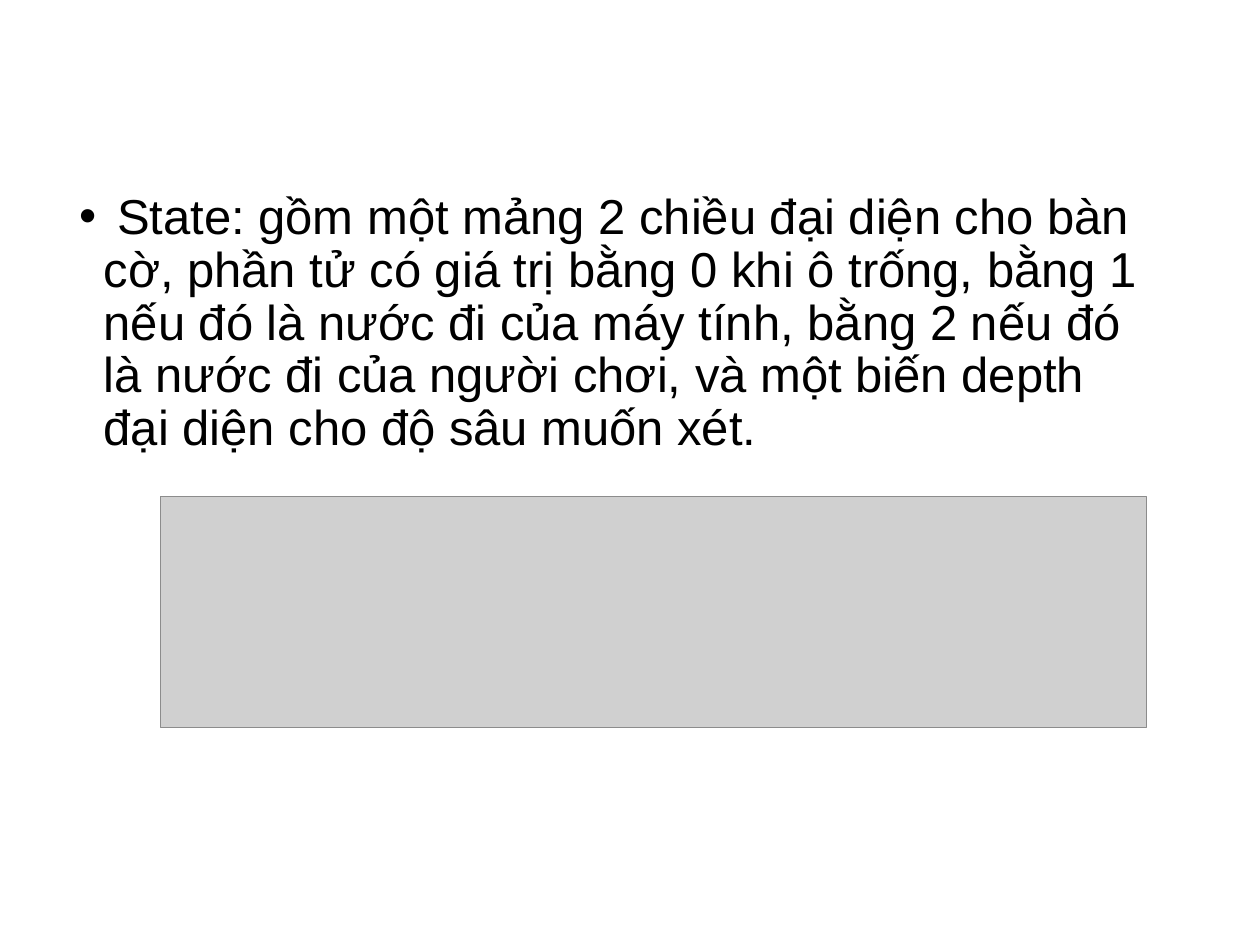
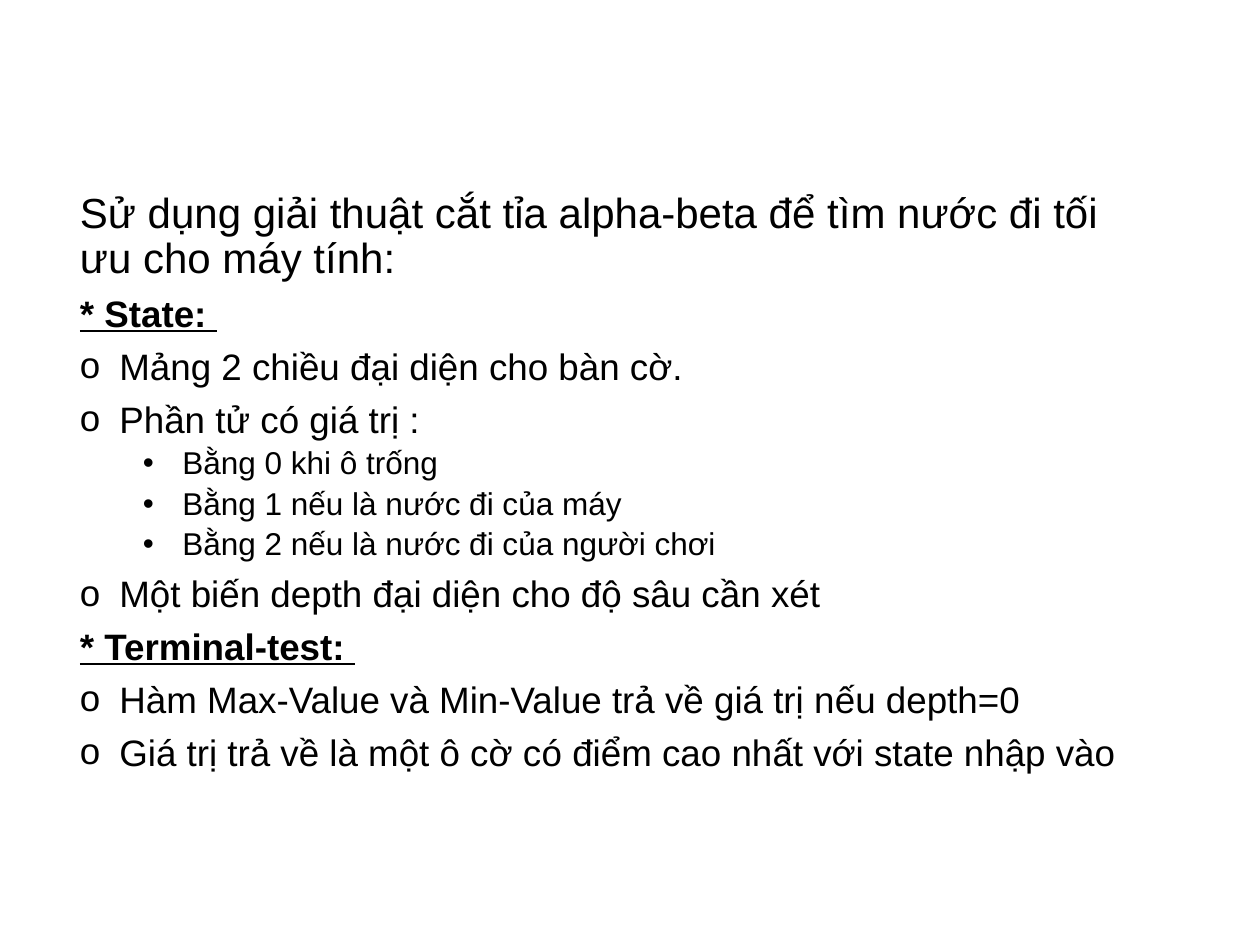
Before and after one commit to NguyenMo2610/AI20191, a slide deck: slide 13 of SLIDE.pptx. Drawn at 1260x945 pixels with LibreOffice and Linux fonts; fonts in the diff are those of the drawing; grey boxes stand for pictures; background and template pictures are left out. Boxes give left, top, right and bottom in pixels: in the first picture for what was removed or moved away, otherwise in the second. Text is boxed around its words. In the diff, an @@ line names an element or a change of style, - is before the commit and + after.

```diff
--- a/SLIDE.pptx
+++ b/SLIDE.pptx
@@ text at (80,194,1115,773): text changed; size 28 to 21 pt @@
-• State: gồm một mảng 2 chiều đại diện cho bàn cờ, phần tử có giá trị bằng 0 khi ô trống, bằng 1 nếu đó là nước đi của máy tính, bằng 2 nếu đó là nước đi của người chơi, và một biến depth đại diện cho độ sâu muốn xét.
+Sử dụng giải thuật cắt tỉa alpha-beta để tìm nước đi tối ưu cho máy tính:
+* State:
+o Mảng 2 chiều đại diện cho bàn cờ.
+o Phần tử có giá trị :
+  • Bằng 0 khi ô trống
+  • Bằng 1 nếu là nước đi của máy
+  • Bằng 2 nếu là nước đi của người chơi
+o Một biến depth đại diện cho độ sâu cần xét
+* Terminal-test:
+o Hàm Max-Value và Min-Value trả về giá trị nếu depth=0
+o Giá trị trả về là một ô cờ có điểm cao nhất với state nhập vào
@@ picture removed at (160,496,1147,727) @@
```
Also in this commit, not shown: 8 other slides changed, 1 slide added, 2 slides removed, 3 other files.
